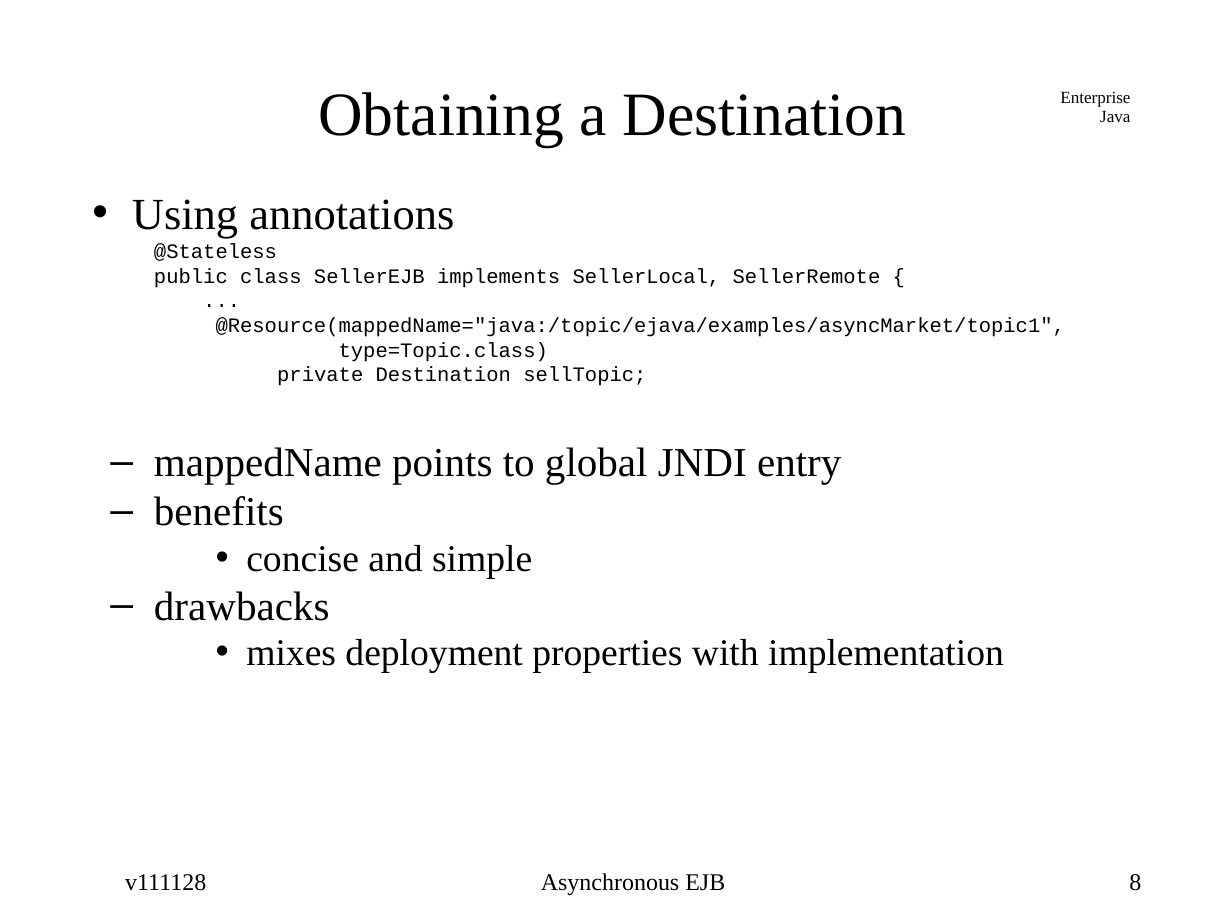
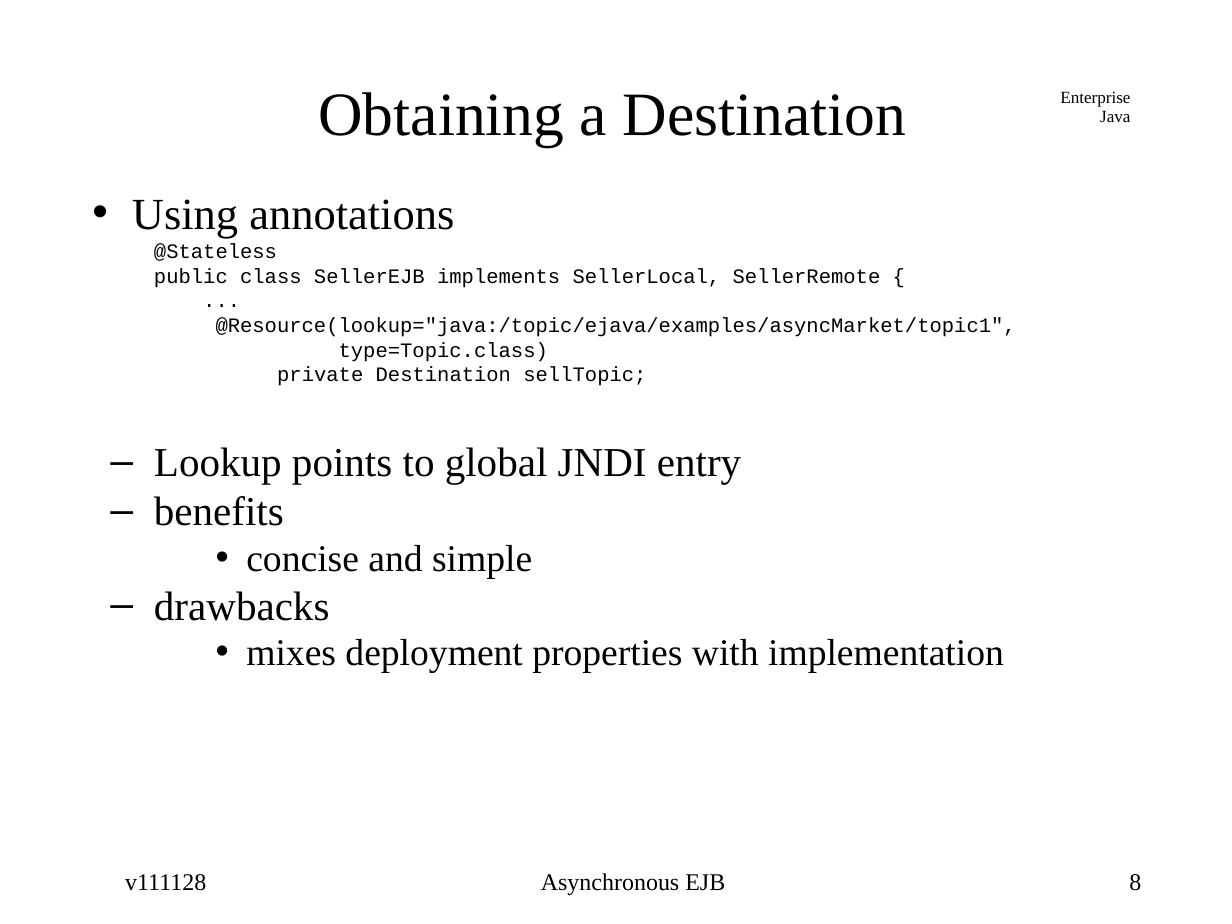
Before and after one commit to ejavaguy/ejava-instructor, a slide deck: slide 8 of async/asyncEJB/src/main/webapp/ppt/asyncEJB.ppt. Drawn at 1232x924 pixels with LibreOffice and Linux fonts; fonts in the diff are those of the drawing. Boxes give left, top, right and bottom in pixels: in the first picture for what was removed or moved away, otherwise in the second. Text is boxed around its words. In the diff, an @@ line names an element or a change of style, - is before the commit and + after.

Commit message:
update JNDI resource lookups

```diff
--- a/async/asyncEJB/src/main/webapp/ppt/asyncEJB.ppt
+++ b/async/asyncEJB/src/main/webapp/ppt/asyncEJB.ppt
@@ text at [216,318,1016,337]: text changed @@
-  @Resource(mappedName="java:/topic/ejava/examples/asyncMarket/topic1",
+  @Resource(lookup="java:/topic/ejava/examples/asyncMarket/topic1",
@@ text at [154,447,741,484]: text changed @@
-  – mappedName points to global JNDI entry
+  – Lookup points to global JNDI entry
```
Also in this commit, not shown: 35 other slides changed.
